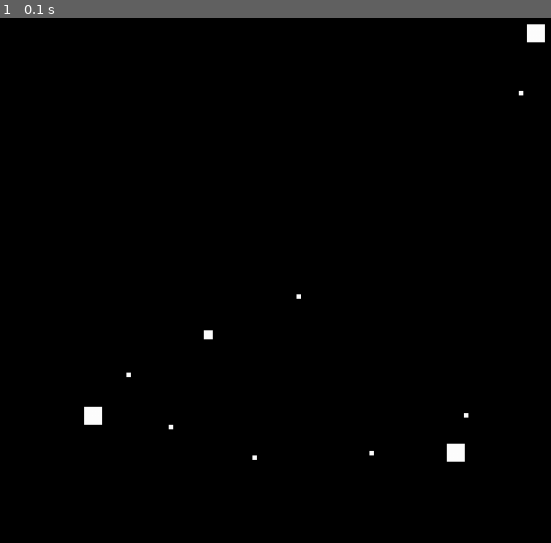
Above: before the commit, frame 1.
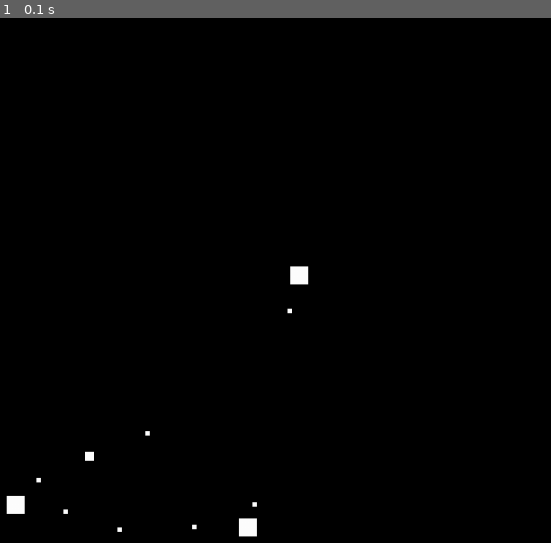
Above: after the commit, the same moment.

Repository: anzmaaan/anz-renderer
Game: pygame game, started from StarSign.py
The game is run twice, just before and just after one commit, with the same random seed, the same clock (stepped at 60 frames per second) and the same inputs.
Inputs:
- Up to frame 1 (0.1 s): no input

The runs differ from the first frame. In frame 1, 0.9% of the frame differs, in the area x 1-99%, y 1-99%.

Commit message:
Changed resolution of gluOrtho2D to screen_width and screen_height to avoid scaling.

Diff:
--- a/StarSign.py
+++ b/StarSign.py
@@ -16,7 +16,7 @@
 def init_ortho():
     glMatrixMode(GL_PROJECTION)
     glLoadIdentity()
-    gluOrtho2D(0, 640, 0, 480)
+    gluOrtho2D(0, 1000, 0, 800)
 
 
 def draw_star(x, y, size):
